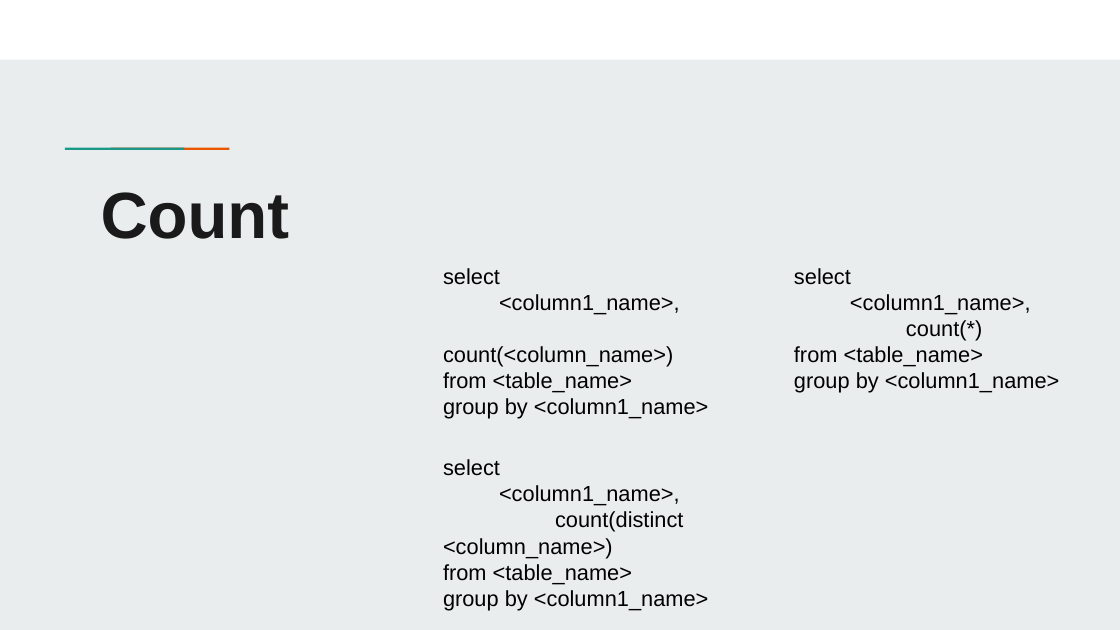
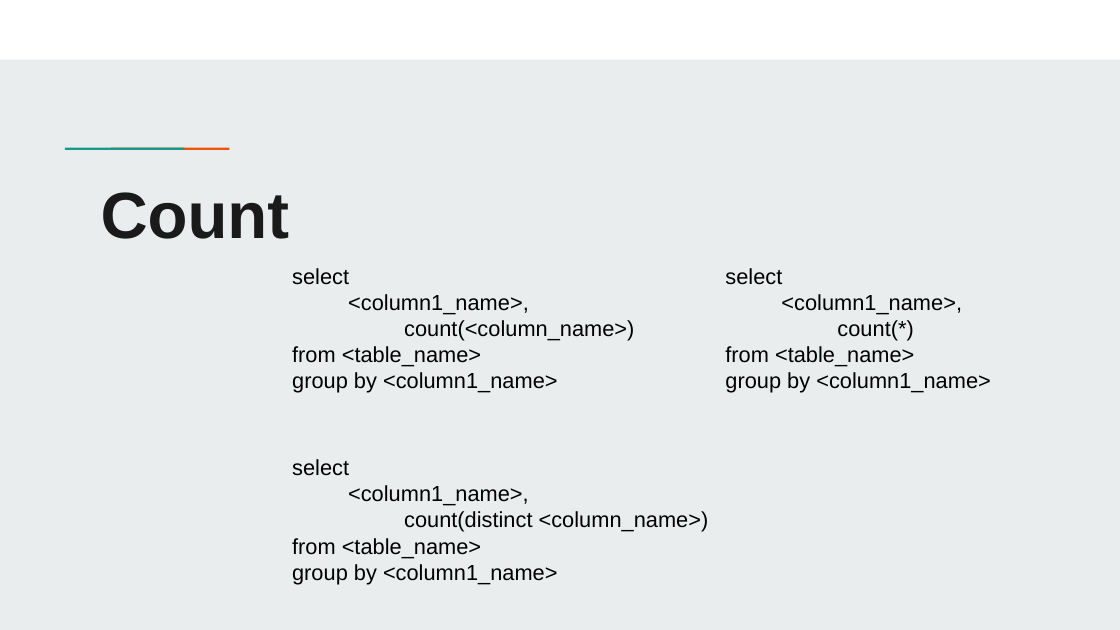
Before and after one commit to Kolonin-Gleb/Big-data, a slide deck: slide 11 of lesson4 (агрегация).pptx. Drawn at 1120x630 pixels with LibreOffice and Linux fonts; fonts in the diff are those of the drawing. Boxes give left, top, right and bottom in pixels: in the first picture for what was removed or moved away, otherwise in the second. Text is boxed around its words. In the diff, an @@ line names an element or a change of style, - is before the commit and + after.

```diff
--- a/lesson4 (агрегация).pptx
+++ b/lesson4 (агрегация).pptx
@@ text "select" rewrapped from (x1=443, y1=268, x2=709, y2=419) to (x1=292, y1=268, x2=634, y2=393) @@
@@ text "select" moved from (x1=794, y1=268, x2=1060, y2=393) to (x1=725, y1=268, x2=991, y2=393) @@
@@ text "select" rewrapped from (x1=443, y1=459, x2=709, y2=611) to (x1=292, y1=459, x2=709, y2=585) @@
```
Also in this commit, not shown: 12 other files.
